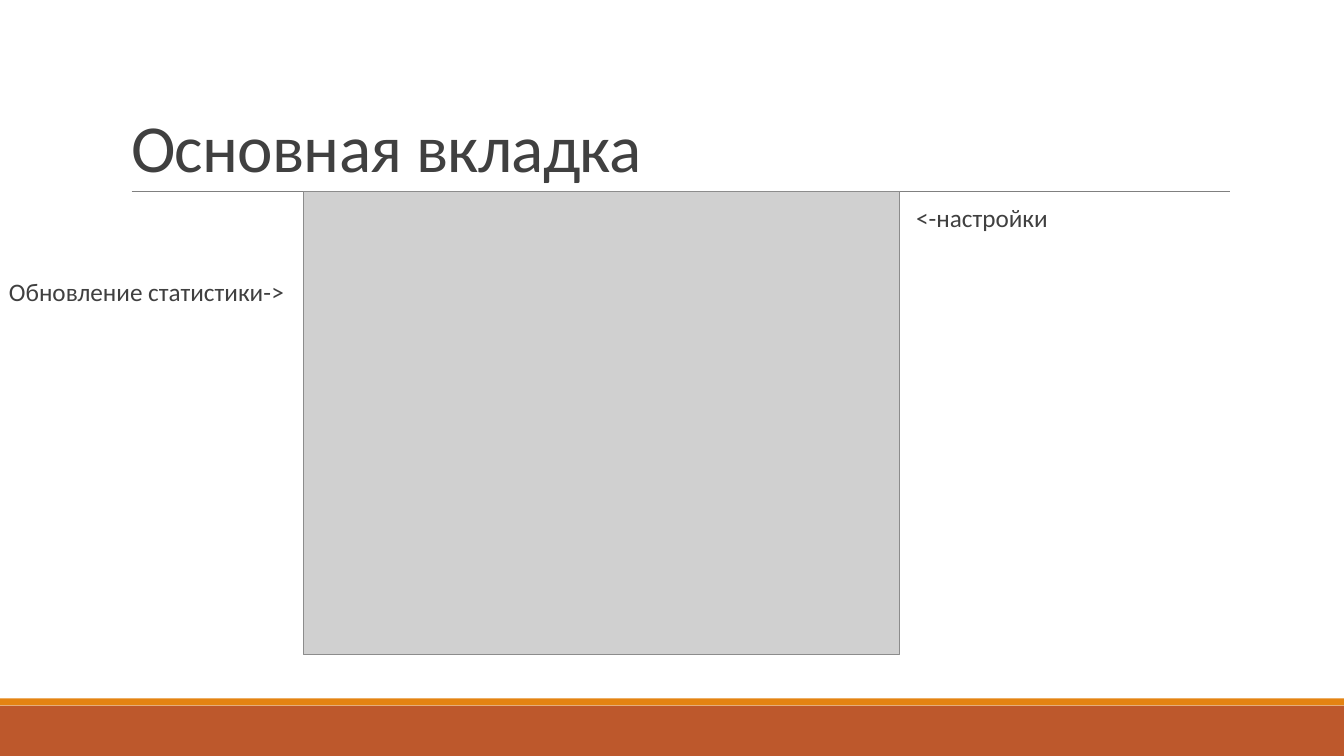
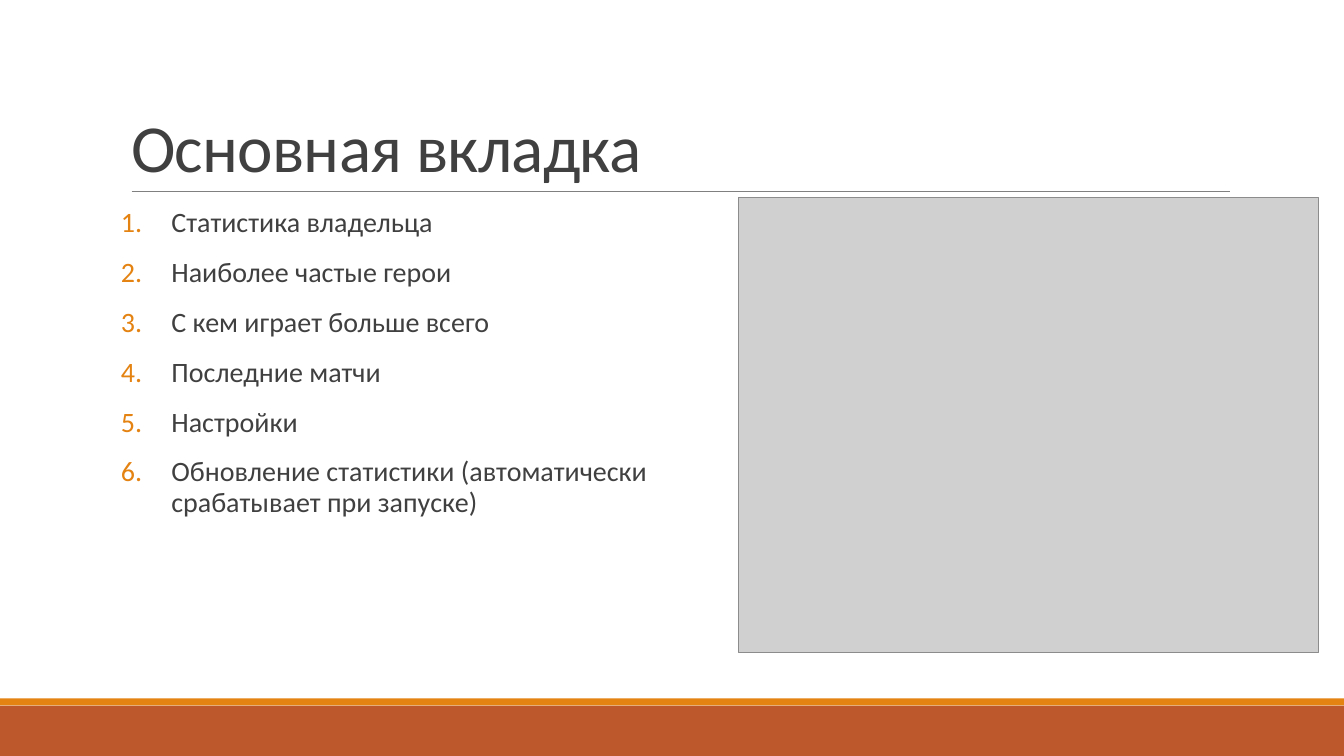
Before and after one commit to F1dachyo/dotaStats, a slide deck: slide 5 of Dota statistics.pptx (slide 4 before the commit). Drawn at 1344x756 pixels with LibreOffice and Linux fonts; fonts in the diff are those of the drawing; grey boxes stand for pictures. Boxes give left, top, right and bottom in pixels: in the first picture for what was removed or moved away, otherwise in the second. Text is boxed around its words. In the diff, an @@ line names an element or a change of style, - is before the commit and + after.

```diff
--- a/Dota statistics.pptx
+++ b/Dota statistics.pptx
@@ picture removed at [303, 192, 900, 655] @@
@@ picture added at [739, 198, 1319, 653] @@
@@ text at [171, 214, 647, 517]: text changed; size 18 to 20 pt @@
-<-настройки
-Обновление статистики->
+1. Статистика владельца
+2. Наиболее частые герои
+3. С кем играет больше всего
+4. Последние матчи
+5. Настройки
+6. Обновление статистики (автоматически
+   срабатывает при запуске)
```
Also in this commit, not shown: 1 other slide changed, 2 slides added, 1 slide removed, 2 other files.
